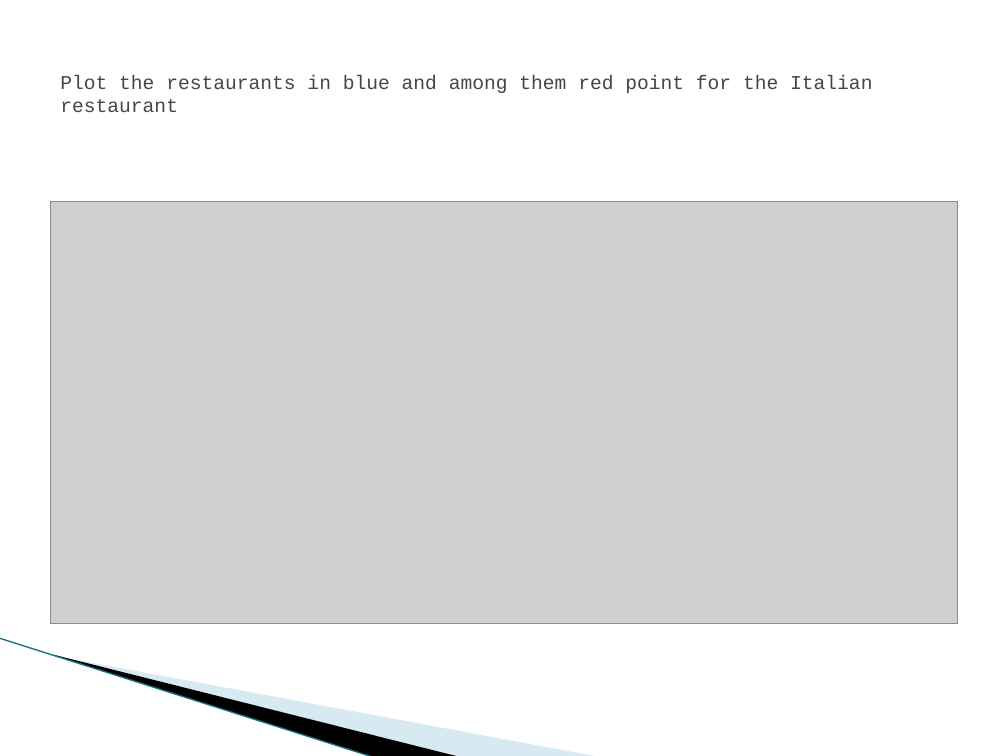
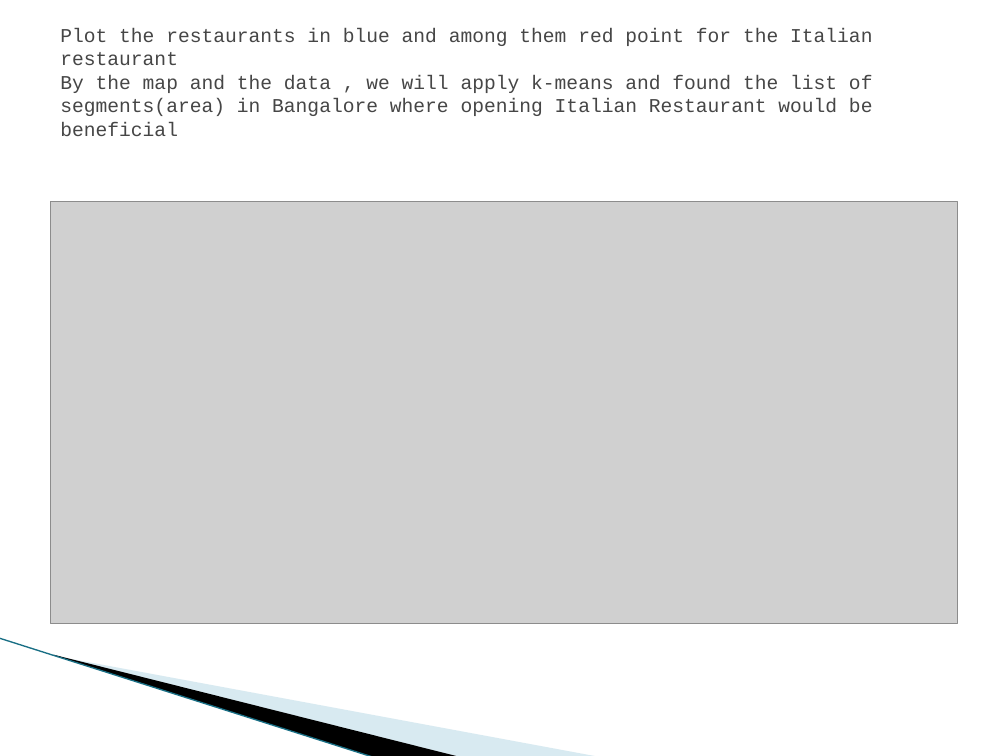
Before and after one commit to Zaidhasib/COURSERA_CAPSTONE, a slide deck: slide 7 of Capstone project week2.pptx. Drawn at 1008x756 pixels with LibreOffice and Linux fonts; fonts in the diff are those of the drawing; grey boxes stand for pictures; background and template pictures are left out. Boxes give left, top, right and bottom in pixels: in the first picture for what was removed or moved away, otherwise in the second. Text is boxed around its words. In the diff, an @@ line names an element or a change of style, - is before the commit and + after.

```diff
--- a/Capstone project week2.pptx
+++ b/Capstone project week2.pptx
@@ title at (60,28,873,136): text changed @@
-Plot the restaurants in blue and among them red point for the Italian restaurant
+Plot the restaurants in blue and among them red point for the Italian restaurant
+By the map and the data , we will apply k-means and found the list of segments(area) in Bangalore where opening Italian Restaurant would be beneficial
```
Also in this commit, not shown: 3 other slides changed, 2 other files.
